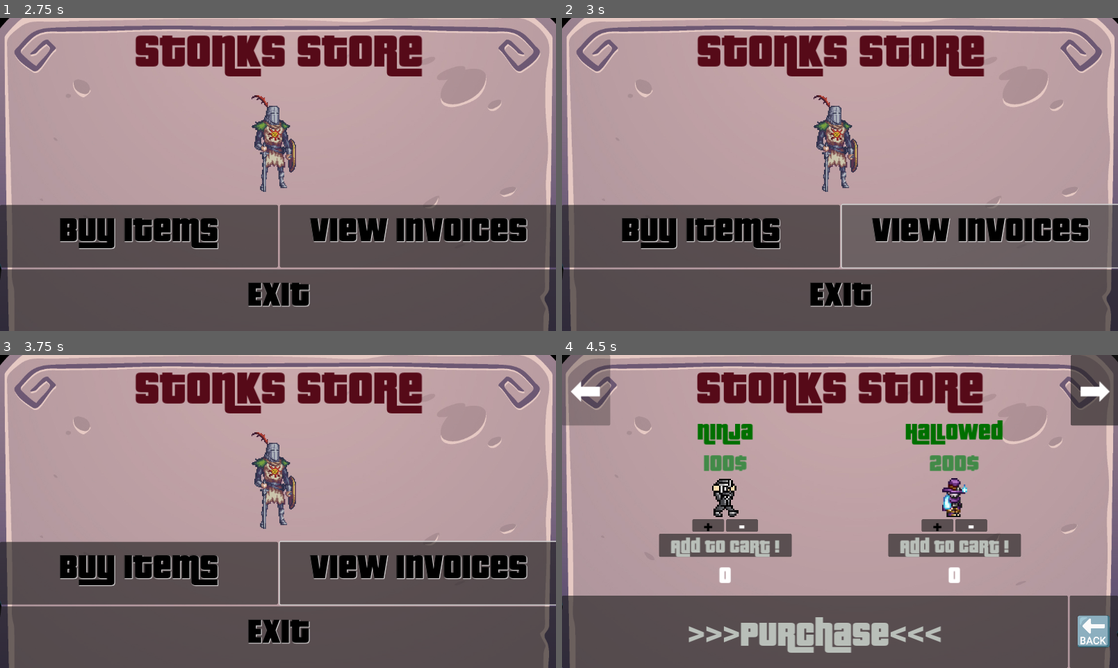
Above: before the commit, frames 1-4 (two rows, left to right).
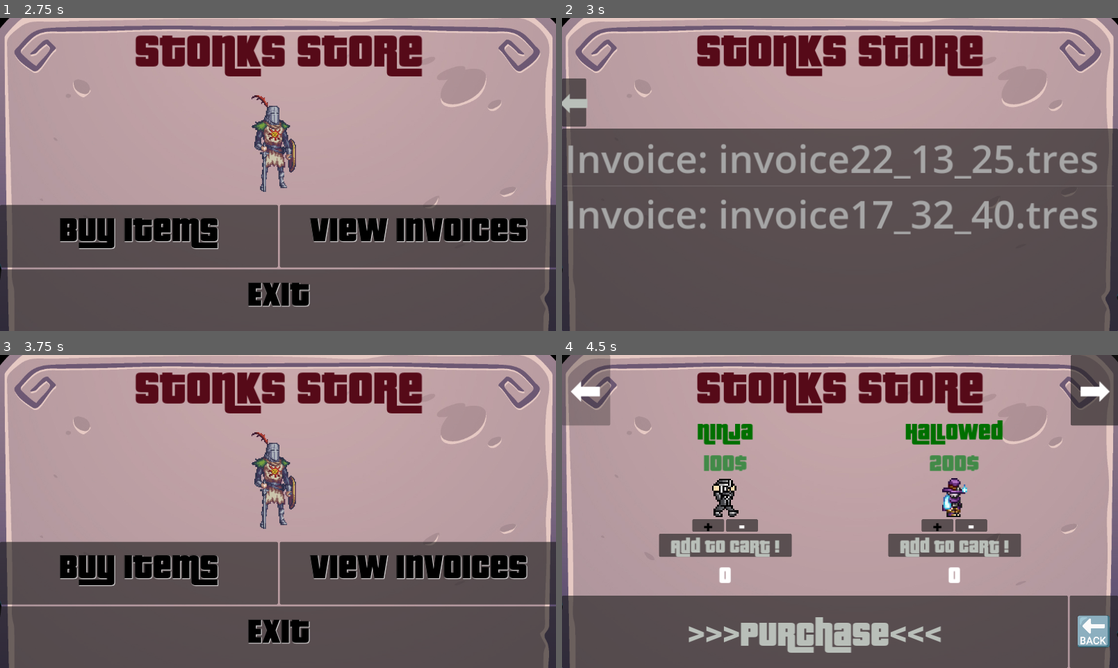
Above: after the commit, the same moments.

Repository: ImTheo/Stonks
Game: Godot game, scene res://main.tscn
The game is run twice, just before and just after one commit, with the same random seed, the same clock (stepped at 60 frames per second) and the same inputs.
Inputs (mouse positions are in pixels of both pictures, inside the frame that each line leads up to):
- Up to frame 1 (2.75 s): click "Buy Items" at 0.5 s; click ">>>Purchase<<<" at 1.25 s; click "Purchase for: 0$" at 2 s
- Up to frame 2 (3 s): click "View Invoices" at 2.75 s
- Up to frame 3 (3.75 s): click (11, 439) at 3.5 s, where only the run after the commit has a clickable "⬅️"
- Up to frame 4 (4.5 s): click "Buy Items" at 4.25 s

Frame 1 is identical in both runs. In frame 2, 34% of the frame differs, in the area x 0-100%, y 0-100%; in frame 3, 0.5%; in frame 4, nothing differs.

Commit message:
InvoicesView

Diff:
--- a/Cart/PurchaseScene.gd
+++ b/Cart/PurchaseScene.gd
@@ -4,8 +4,7 @@
 @onready var products_container = [%Product_1,%Product_2]
 var current_page:int = 1
 var next_page:int = current_page + 1
-var products = load("res://productos.tres").products
-
+@export var products:Array[Product] = load("res://productos.tres").products
 func _ready():
 	show_next_pages_buttons()
 	show_products(current_page)
--- a/Cart/PurchaseScene.tscn
+++ b/Cart/PurchaseScene.tscn
@@ -1,9 +1,45 @@
-[gd_scene load_steps=6 format=3 uid="uid://t3ricgtsf1r2"]
+[gd_scene load_steps=12 format=3 uid="uid://t3ricgtsf1r2"]
 
 [ext_resource type="Script" path="res://Cart/PurchaseScene.gd" id="1_uxib5"]
 [ext_resource type="Texture2D" uid="uid://dfj37cknkrjol" path="res://Assets/background.jpg" id="2_6fiml"]
+[ext_resource type="Script" path="res://Product/Product.gd" id="2_61lgu"]
 [ext_resource type="FontFile" uid="uid://b2frhwyn8618f" path="res://Assets/fonts/pricedown bl.otf" id="3_w7hxu"]
 [ext_resource type="PackedScene" uid="uid://2uhupnmbfwps" path="res://Product/ProductContainer.tscn" id="4_uh23q"]
+
+[sub_resource type="Resource" id="Resource_j8kqn"]
+script = ExtResource("2_61lgu")
+name = "Ninja"
+price = 100.0
+texture_asset = "res://Assets/storeItems/ninja.png"
+count = 0
+
+[sub_resource type="Resource" id="Resource_wfs2d"]
+script = ExtResource("2_61lgu")
+name = "Hallowed"
+price = 200.0
+texture_asset = "res://Assets/storeItems/Hallowed_armor.png"
+count = 0
+
+[sub_resource type="Resource" id="Resource_7nyer"]
+script = ExtResource("2_61lgu")
+name = "Gladiator"
+price = 0.0
+texture_asset = "res://Assets/storeItems/Gladiator_armor_female.png"
+count = 0
+
+[sub_resource type="Resource" id="Resource_3cnhr"]
+script = ExtResource("2_61lgu")
+name = "Turtle"
+price = 123.0
+texture_asset = "res://Assets/storeItems/Turtle_armor.png"
+count = 0
+
+[sub_resource type="Resource" id="Resource_tu303"]
+script = ExtResource("2_61lgu")
+name = "Spider"
+price = 50.42
+texture_asset = "res://Assets/storeItems/Spider_armor.png"
+count = 0
 
 [sub_resource type="Theme" id="Theme_f12e5"]
 
@@ -18,6 +54,7 @@
 size_flags_horizontal = 3
 size_flags_vertical = 3
 script = ExtResource("1_uxib5")
+products = Array[ExtResource("2_61lgu")]([SubResource("Resource_j8kqn"), SubResource("Resource_wfs2d"), SubResource("Resource_7nyer"), SubResource("Resource_3cnhr"), SubResource("Resource_tu303")])
 
 [node name="TextureRect" type="TextureRect" parent="."]
 layout_mode = 1
@@ -119,6 +156,7 @@
 z_as_relative = false
 custom_minimum_size = Vector2(100, 0)
 layout_mode = 2
+disabled = true
 
 [node name="Label_PriorPage" type="Label" parent="VBoxContainer2/HBoxContainer/Button_PriorPage"]
 layout_mode = 1
--- a/Checkout/Checkout.tscn
+++ b/Checkout/Checkout.tscn
@@ -1,9 +1,8 @@
-[gd_scene load_steps=6 format=3 uid="uid://dj4opxph27qqx"]
+[gd_scene load_steps=5 format=3 uid="uid://dj4opxph27qqx"]
 
 [ext_resource type="Script" path="res://Checkout/Checkout.gd" id="1_tp12l"]
 [ext_resource type="Texture2D" uid="uid://dfj37cknkrjol" path="res://Assets/background.jpg" id="2_3t6i1"]
 [ext_resource type="FontFile" uid="uid://b2frhwyn8618f" path="res://Assets/fonts/pricedown bl.otf" id="3_0xnbs"]
-[ext_resource type="Script" path="res://Checkout/ItemList.gd" id="4_ocvc7"]
 
 [sub_resource type="Theme" id="Theme_f12e5"]
 
@@ -51,18 +50,19 @@
 size_flags_vertical = 3
 
 [node name="ItemList" type="ItemList" parent="VBoxContainer/HBoxContainer_Products"]
+unique_name_in_owner = true
 layout_mode = 2
 size_flags_horizontal = 3
 theme_override_font_sizes/font_size = 80
 allow_search = false
 max_text_lines = 2
 fixed_icon_size = Vector2i(100, 100)
-script = ExtResource("4_ocvc7")
 
 [node name="HBoxContainer" type="HBoxContainer" parent="VBoxContainer"]
 layout_mode = 2
 
 [node name="Button_ConfirmPurchase" type="Button" parent="VBoxContainer/HBoxContainer"]
+unique_name_in_owner = true
 light_mask = 0
 layout_mode = 2
 size_flags_horizontal = 3
--- a/Checkout/ItemList.gd
+++ /dev/null
@@ -1,5 +0,0 @@
-extends ItemList
-
-func _ready():
-	pass
-# Called every frame. 'delta' is the elapsed time since the previous frame.
--- a/Checkout/save_invoice.gd
+++ b/Checkout/save_invoice.gd
@@ -3,9 +3,40 @@
 
 @export var invoice:Invoice
 const SAVE_INVOICE_PATH := "res://Saves/invoice"
-
 func write_saveInvoice(products:Invoice)->void:
 	var timestamp = Time.get_time_string_from_system()
 	timestamp = timestamp.replace(":","_")
 	invoice = products
 	ResourceSaver.save(self,SAVE_INVOICE_PATH+str(timestamp)+".tres")
+
+func load_invoices()->Dictionary:
+	var saves = DirAccess.open("res://Saves")
+	#example of the dictionary
+	#{
+	#	"2021-09-07 14_00_00.tres":Invoice,
+	#	"2021-09-07 14_00_01.tres":Invoice,
+	#	"2021-09-07 14_00_02.tres":Invoice,}
+	var save_files = saves.list_dir_begin()
+	var save_file = saves.get_next()
+	var save_dict:Dictionary = {}
+	while save_file != "":
+		var save:Resource = load("res://Saves/"+save_file)
+		print("res://Saves/"+save_file)
+		save_dict[save_file] = save
+		save_file = saves.get_next()
+	saves.list_dir_end()
+	return save_dict
+
+#func load_invoice(index:int)->Invoice:
+	#var saves = DirAccess.new()
+	#var save_files = saves.list_dir_begin(SAVE_INVOICE_PATH,0)
+	#var save_file = saves.get_next()
+	#var i = 0
+	#while save_file != "":
+		#if i == index:
+			#var save = ResourceLoader.load(SAVE_INVOICE_PATH+save_file)
+			#return save
+		#i += 1
+		#save_file = saves.get_next()
+	#saves.list_dir_end()
+	#return null
--- /dev/null
+++ b/Invoice/Invoice.gd
@@ -0,0 +1,20 @@
+extends Control
+
+@onready var inovices:Array[Invoice]
+var invoices_folder:String = "res://Saves"
+var save_object = SaveResource.new()
+var header:String
+
+func _ready():
+	poblateItemList()
+
+func poblateItemList():
+	var itemList:ItemList = %ItemList as ItemList
+	#load the invoices from invoices_folder
+	var inovices_dict = save_object.load_invoices()
+	for invoice in inovices_dict:
+		header = "Invoice: " + str(invoice)
+		itemList.add_item(header)
+
+func _on_button_back_title_pressed():
+	get_tree().change_scene_to_file("res://main.tscn")
--- /dev/null
+++ b/Invoice/Invoice.tscn
@@ -0,0 +1,88 @@
+[gd_scene load_steps=5 format=3 uid="uid://bw1djkdn7xtrp"]
+
+[ext_resource type="Script" path="res://Invoice/Invoice.gd" id="1_we8e6"]
+[ext_resource type="Texture2D" uid="uid://dfj37cknkrjol" path="res://Assets/background.jpg" id="2_jenj8"]
+[ext_resource type="FontFile" uid="uid://b2frhwyn8618f" path="res://Assets/fonts/pricedown bl.otf" id="3_am31v"]
+
+[sub_resource type="Theme" id="Theme_f12e5"]
+
+[node name="Invoice" type="Control"]
+clip_contents = true
+layout_mode = 3
+anchors_preset = 15
+anchor_right = 1.0
+anchor_bottom = 1.0
+grow_horizontal = 2
+grow_vertical = 2
+size_flags_horizontal = 3
+size_flags_vertical = 3
+script = ExtResource("1_we8e6")
+
+[node name="TextureRect" type="TextureRect" parent="."]
+layout_mode = 1
+anchors_preset = -1
+anchor_right = 0.999
+anchor_bottom = 1.0
+offset_left = -5.0
+offset_top = -14.0
+offset_right = 11.1519
+offset_bottom = 731.0
+grow_horizontal = 2
+grow_vertical = 2
+texture = ExtResource("2_jenj8")
+
+[node name="VBoxContainer" type="VBoxContainer" parent="."]
+z_as_relative = false
+layout_mode = 2
+offset_right = 1152.0
+offset_bottom = 648.0
+
+[node name="Title" type="Label" parent="VBoxContainer"]
+layout_mode = 2
+theme_override_colors/font_color = Color(0.337255, 0.0392157, 0.0941176, 1)
+theme_override_fonts/font = ExtResource("3_am31v")
+theme_override_font_sizes/font_size = 100
+text = "Stonks Store"
+horizontal_alignment = 1
+
+[node name="Button_BackTitle" type="Button" parent="VBoxContainer"]
+light_mask = 0
+custom_minimum_size = Vector2(50, 100)
+layout_mode = 2
+size_flags_horizontal = 0
+theme = SubResource("Theme_f12e5")
+
+[node name="Title_BackTitle" type="Label" parent="VBoxContainer/Button_BackTitle"]
+layout_mode = 1
+anchors_preset = 15
+anchor_right = 1.0
+anchor_bottom = 1.0
+grow_horizontal = 2
+grow_vertical = 2
+theme_override_colors/font_color = Color(0.72549, 0.74902, 0.72549, 1)
+theme_override_fonts/font = ExtResource("3_am31v")
+theme_override_font_sizes/font_size = 75
+text = "⬅️"
+vertical_alignment = 1
+
+[node name="HBoxContainer_Products" type="HBoxContainer" parent="VBoxContainer"]
+layout_mode = 2
+size_flags_vertical = 3
+
+[node name="ItemList" type="ItemList" parent="VBoxContainer/HBoxContainer_Products"]
+unique_name_in_owner = true
+layout_mode = 2
+size_flags_horizontal = 3
+theme_override_font_sizes/font_size = 80
+allow_search = false
+max_text_lines = 2
+fixed_icon_size = Vector2i(100, 100)
+
+[node name="VBoxContainer2" type="VBoxContainer" parent="."]
+light_mask = 0
+layout_mode = 2
+offset_right = 1152.0
+offset_bottom = 146.0
+size_flags_vertical = 3
+
+[connection signal="pressed" from="VBoxContainer/Button_BackTitle" to="." method="_on_button_back_title_pressed"]
--- /dev/null
+++ b/Product/invoice17_26_04.tres
@@ -0,0 +1,35 @@
+[gd_resource type="Resource" script_class="SaveResource" load_steps=8 format=3]
+
+[ext_resource type="Script" path="res://Product/Product.gd" id="1_6u31x"]
+[ext_resource type="Script" path="res://Resources/Invoices.gd" id="2_a8of7"]
+[ext_resource type="Script" path="res://Checkout/save_invoice.gd" id="3_fh3vs"]
+
+[sub_resource type="Resource" id="Resource_3cnhr"]
+script = ExtResource("1_6u31x")
+name = "Turtle"
+price = 123.0
+texture_asset = "res://Assets/storeItems/Turtle_armor.png"
+count = 1
+
+[sub_resource type="Resource" id="Resource_j8kqn"]
+script = ExtResource("1_6u31x")
+name = "Ninja"
+price = 100.0
+texture_asset = "res://Assets/storeItems/ninja.png"
+count = 1
+
+[sub_resource type="Resource" id="Resource_wfs2d"]
+script = ExtResource("1_6u31x")
+name = "Hallowed"
+price = 200.0
+texture_asset = "res://Assets/storeItems/Hallowed_armor.png"
+count = 2
+
+[sub_resource type="Resource" id="Resource_gr4kh"]
+script = ExtResource("2_a8of7")
+products = Array[ExtResource("1_6u31x")]([SubResource("Resource_3cnhr"), SubResource("Resource_j8kqn"), SubResource("Resource_wfs2d")])
+total = 623.0
+
+[resource]
+script = ExtResource("3_fh3vs")
+invoice = SubResource("Resource_gr4kh")
--- /dev/null
+++ b/Saves/invoice17_32_40.tres
@@ -0,0 +1,28 @@
+[gd_resource type="Resource" script_class="SaveResource" load_steps=7 format=3 uid="uid://dj5ur1vwx7pxo"]
+
+[ext_resource type="Script" path="res://Product/Product.gd" id="1_jecy0"]
+[ext_resource type="Script" path="res://Resources/Invoices.gd" id="2_bvh20"]
+[ext_resource type="Script" path="res://Checkout/save_invoice.gd" id="3_7b0ib"]
+
+[sub_resource type="Resource" id="Resource_j8kqn"]
+script = ExtResource("1_jecy0")
+name = "Ninja"
+price = 100.0
+texture_asset = "res://Assets/storeItems/ninja.png"
+count = 1
+
+[sub_resource type="Resource" id="Resource_tu303"]
+script = ExtResource("1_jecy0")
+name = "Spider"
+price = 50.42
+texture_asset = "res://Assets/storeItems/Spider_armor.png"
+count = 4
+
+[sub_resource type="Resource" id="Resource_b3t72"]
+script = ExtResource("2_bvh20")
+products = Array[ExtResource("1_jecy0")]([SubResource("Resource_j8kqn"), SubResource("Resource_tu303")])
+total = 301.68
+
+[resource]
+script = ExtResource("3_7b0ib")
+invoice = SubResource("Resource_b3t72")
--- a/Saves/invoice21_29_48.tres
+++ /dev/null
@@ -1,28 +0,0 @@
-[gd_resource type="Resource" script_class="SaveResource" load_steps=7 format=3 uid="uid://bf23atyl7eu0p"]
-
-[ext_resource type="Script" path="res://Product/Product.gd" id="1_k20pt"]
-[ext_resource type="Script" path="res://Resources/Invoices.gd" id="2_c7nh7"]
-[ext_resource type="Script" path="res://Checkout/save_invoice.gd" id="3_bj04e"]
-
-[sub_resource type="Resource" id="Resource_vnvjg"]
-script = ExtResource("1_k20pt")
-name = "Ninja"
-price = 100.0
-texture_asset = "res://Assets/storeItems/ninja.png"
-count = 2
-
-[sub_resource type="Resource" id="Resource_6w7o1"]
-script = ExtResource("1_k20pt")
-name = "Hallowed"
-price = 200.0
-texture_asset = "res://Assets/storeItems/Hallowed_armor.png"
-count = 4
-
-[sub_resource type="Resource" id="Resource_61brw"]
-script = ExtResource("2_c7nh7")
-products = Array[ExtResource("1_k20pt")]([SubResource("Resource_vnvjg"), SubResource("Resource_6w7o1")])
-total = 1000.0
-
-[resource]
-script = ExtResource("3_bj04e")
-invoice = SubResource("Resource_61brw")
--- a/Saves/invoice21_35_57.tres
+++ /dev/null
@@ -1,42 +0,0 @@
-[gd_resource type="Resource" script_class="SaveResource" load_steps=9 format=3 uid="uid://dga06rrka2q7d"]
-
-[ext_resource type="Script" path="res://Product/Product.gd" id="1_kwrjs"]
-[ext_resource type="Script" path="res://Resources/Invoices.gd" id="2_i3mnb"]
-[ext_resource type="Script" path="res://Checkout/save_invoice.gd" id="3_p80tm"]
-
-[sub_resource type="Resource" id="Resource_12ict"]
-script = ExtResource("1_kwrjs")
-name = "Ninja"
-price = 100.0
-texture_asset = "res://Assets/storeItems/ninja.png"
-count = 2
-
-[sub_resource type="Resource" id="Resource_xdd8n"]
-script = ExtResource("1_kwrjs")
-name = "Hallowed"
-price = 200.0
-texture_asset = "res://Assets/storeItems/Hallowed_armor.png"
-count = 3
-
-[sub_resource type="Resource" id="Resource_0idt3"]
-script = ExtResource("1_kwrjs")
-name = "Turtle"
-price = 123.0
-texture_asset = "res://Assets/storeItems/Turtle_armor.png"
-count = 1
-
-[sub_resource type="Resource" id="Resource_asmuo"]
-script = ExtResource("1_kwrjs")
-name = "Spider"
-price = 50.42
-texture_asset = "res://Assets/storeItems/Spider_armor.png"
-count = 3
-
-[sub_resource type="Resource" id="Resource_yydj0"]
-script = ExtResource("2_i3mnb")
-products = Array[ExtResource("1_kwrjs")]([SubResource("Resource_12ict"), SubResource("Resource_xdd8n"), SubResource("Resource_0idt3"), SubResource("Resource_asmuo")])
-total = 1074.26
-
-[resource]
-script = ExtResource("3_p80tm")
-invoice = SubResource("Resource_yydj0")
--- a/Saves/invoice21_36_33.tres
+++ /dev/null
@@ -1,28 +0,0 @@
-[gd_resource type="Resource" script_class="SaveResource" load_steps=7 format=3 uid="uid://dghc8cey3c8l3"]
-
-[ext_resource type="Script" path="res://Product/Product.gd" id="1_k7gdo"]
-[ext_resource type="Script" path="res://Resources/Invoices.gd" id="2_efx7y"]
-[ext_resource type="Script" path="res://Checkout/save_invoice.gd" id="3_k1tv8"]
-
-[sub_resource type="Resource" id="Resource_4wyhe"]
-script = ExtResource("1_k7gdo")
-name = "Ninja"
-price = 100.0
-texture_asset = "res://Assets/storeItems/ninja.png"
-count = 1
-
-[sub_resource type="Resource" id="Resource_x5lqr"]
-script = ExtResource("1_k7gdo")
-name = "Hallowed"
-price = 200.0
-texture_asset = "res://Assets/storeItems/Hallowed_armor.png"
-count = 2
-
-[sub_resource type="Resource" id="Resource_63nb2"]
-script = ExtResource("2_efx7y")
-products = Array[ExtResource("1_k7gdo")]([SubResource("Resource_4wyhe"), SubResource("Resource_x5lqr")])
-total = 500.0
-
-[resource]
-script = ExtResource("3_k1tv8")
-invoice = SubResource("Resource_63nb2")
--- a/Saves/invoice21_38_04.tres
+++ /dev/null
@@ -1,35 +0,0 @@
-[gd_resource type="Resource" script_class="SaveResource" load_steps=8 format=3 uid="uid://dpwmpga2m8wmf"]
-
-[ext_resource type="Script" path="res://Product/Product.gd" id="1_jbu73"]
-[ext_resource type="Script" path="res://Resources/Invoices.gd" id="2_we8hf"]
-[ext_resource type="Script" path="res://Checkout/save_invoice.gd" id="3_slega"]
-
-[sub_resource type="Resource" id="Resource_146d7"]
-script = ExtResource("1_jbu73")
-name = "Ninja"
-price = 100.0
-texture_asset = "res://Assets/storeItems/ninja.png"
-count = 4
-
-[sub_resource type="Resource" id="Resource_fjjfa"]
-script = ExtResource("1_jbu73")
-name = "Hallowed"
-price = 200.0
-texture_asset = "res://Assets/storeItems/Hallowed_armor.png"
-count = 1
-
-[sub_resource type="Resource" id="Resource_3wjmd"]
-script = ExtResource("1_jbu73")
-name = "Turtle"
-price = 123.0
-texture_asset = "res://Assets/storeItems/Turtle_armor.png"
-count = 2
-
-[sub_resource type="Resource" id="Resource_hmh1k"]
-script = ExtResource("2_we8hf")
-products = Array[ExtResource("1_jbu73")]([SubResource("Resource_146d7"), SubResource("Resource_fjjfa"), SubResource("Resource_3wjmd")])
-total = 846.0
-
-[resource]
-script = ExtResource("3_slega")
-invoice = SubResource("Resource_hmh1k")
--- a/main.gd
+++ b/main.gd
@@ -4,7 +4,7 @@
 	get_tree().change_scene_to_file("res://Cart/PurchaseScene.tscn")
 
 func _on_button_view_invoices_pressed():
-	print("invoice")
+	get_tree().change_scene_to_file("res://Invoice/Invoice.tscn")
 
 func _on_button_exit_pressed():
 	get_tree().quit()
--- a/project.godot
+++ b/project.godot
@@ -28,6 +28,7 @@
 folder_colors={
 "res://Cart/": "orange",
 "res://Checkout/": "orange",
+"res://Invoice/": "orange",
 "res://Product/": "orange",
 "res://Resources/": "orange"
 }
